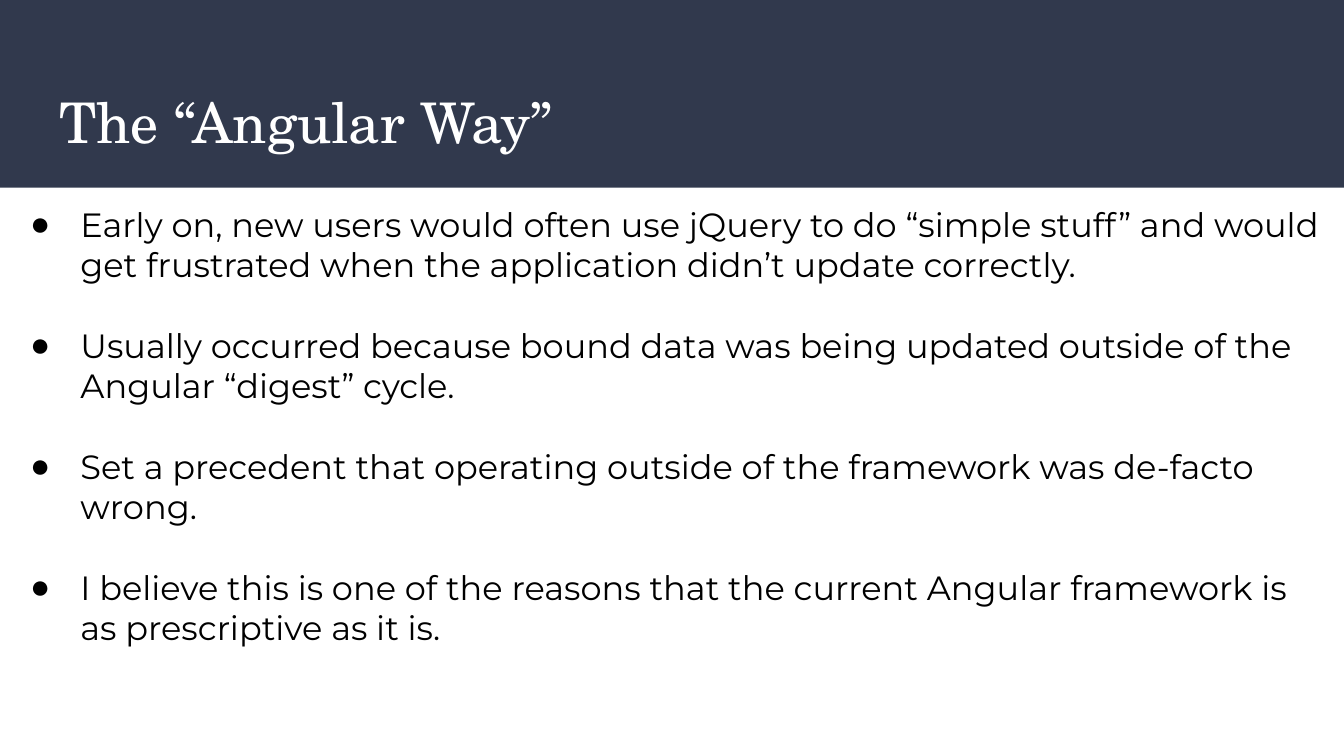
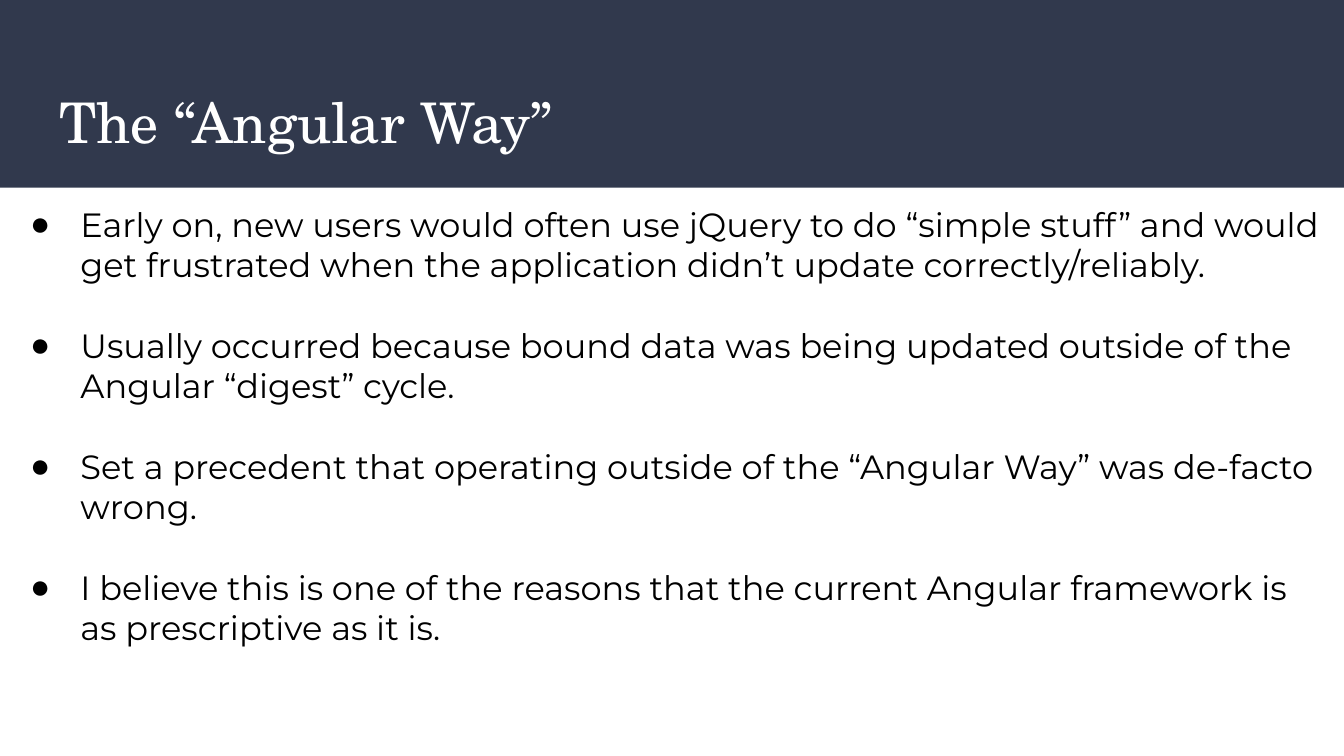
Before and after one commit to JasonTypesCodes/angularjs-retro, a slide deck: slide 13 of AngularJS - A Retrospective.odp. Drawn at 1344x756 pixels with LibreOffice and Linux fonts; fonts in the diff are those of the drawing. Boxes give left, top, right and bottom in pixels: in the first picture for what was removed or moved away, otherwise in the second. Text is boxed around its words. In the diff, an @@ line names an element or a change of style, - is before the commit and + after.

```diff
--- a/AngularJS - A Retrospective.odp
+++ b/AngularJS - A Retrospective.odp
@@ text at (80,212,1318,284): text changed @@
-● Early on, new users would often use jQuery to do “simple stuff” and would get frustrated when the application didn’t update correctly.
+● Early on, new users would often use jQuery to do “simple stuff” and would get frustrated when the application didn’t update correctly/reliably.
@@ text at (80,454,1313,526): text changed @@
-● Set a precedent that operating outside of the framework was de-facto wrong.
+● Set a precedent that operating outside of the “Angular Way” was de-facto wrong.
```
Also in this commit, not shown: 2 other slides changed, 26 slides added.
